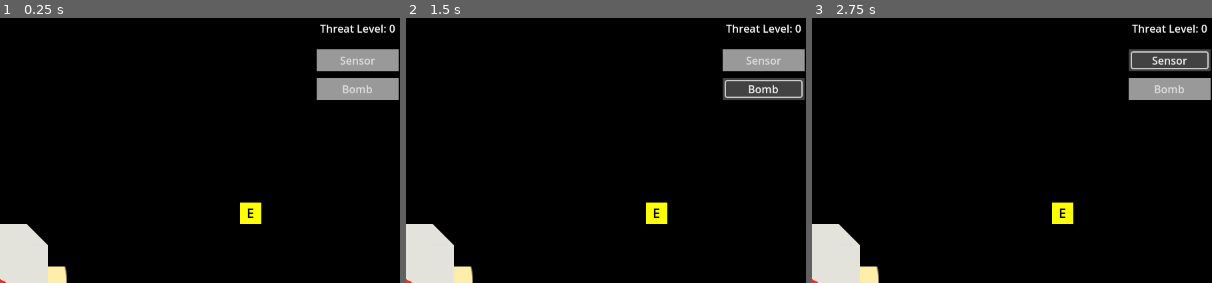
Above: before the commit, frames 1-3 (left to right).
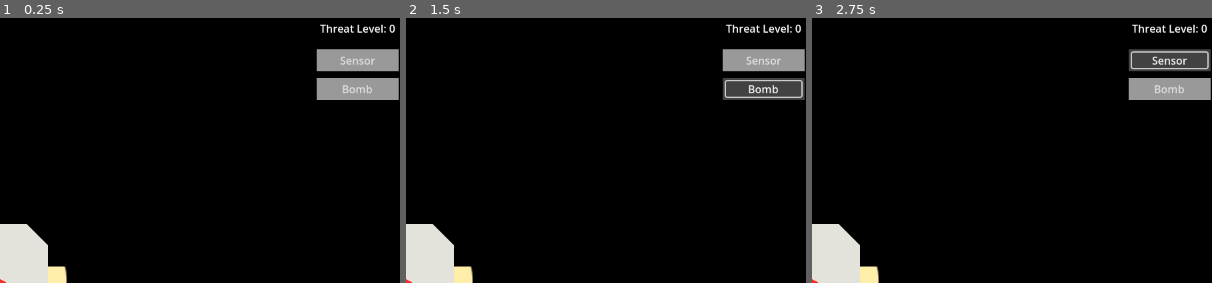
Above: after the commit, the same moments.

Repository: hyearchom/intruder-alert
Game: Godot game, scene res://hra.tscn
The game is run twice, just before and just after one commit, with the same random seed, the same clock (stepped at 60 frames per second) and the same inputs.
Inputs:
- Up to frame 1 (0.25 s): no input
- Up to frame 2 (1.5 s): click "Sensor" at 0.5 s; click "Bomb" at 1.25 s
- Up to frame 3 (2.75 s): click "Sensor" at 2 s
The pictures show only the part of the screen within x 50-100%, y 0-50%; the shares and areas given below are measured in that part.

The runs differ from the first frame. In frame 1, 0.4% of the frame differs, in the area x 60-66%, y 69-78%; in frame 2, 0.4%; in frame 3, 0.4%.

Commit message:
Řazení soupeřů
- soupeři nyní tvoří jednu výpravu z menšího počtu vchodů
- cílový předmět byl "přejmenován" na truhlu
- únik soupeře, který nese poklad z truhly, je nyní zásadní pro výhru
- trajektorie soupeře je nyní patrná pro hráče

Diff:
--- /dev/null
+++ b/Hra.gd
@@ -0,0 +1,21 @@
+extends Node
+
+var faze: int
+
+enum Doba {
+	PRIPRAVA,
+	HLEDANI,
+	UTEK,
+	BOJ,
+	PAUZA,
+	SDELENI
+}
+
+func _ready() -> void:
+	Signaly.truhla_otevrena.connect(_nova_faze.bind(Doba.UTEK))
+	Signaly.vyhra.connect(_nova_faze.bind(Doba.SDELENI))
+	Signaly.prohra.connect(_nova_faze.bind(Doba.SDELENI))
+
+
+func _nova_faze(typ:int) -> void:
+	faze = typ
--- a/Mapa.gd
+++ b/Mapa.gd
@@ -16,7 +16,7 @@
 	for x in range(rozmer_mapy.x):
 		for y in range(rozmer_mapy.y):
 			pridat_mistnost(Vector2i(x,y))
-	nastavit_nahodne_vychody(3, ziskat_dvere_ven())
+	nastavit_nahodne_vychody(1, ziskat_dvere_ven())
 	zablokovat_nahodne_dvere(12)
 
 
--- a/Postavy.gd
+++ b/Postavy.gd
@@ -28,7 +28,8 @@
 func nasadit_soupere(pocet:int, souradnice:Array) -> void:
 	while souradnice.size() > pocet:
 		souradnice.pop_at(randi_range(0, souradnice.size() -1))
-	for pozice:Vector2i in souradnice:
+	for _i in range(pocet):
+		var pozice: Vector2i = souradnice.pick_random()
 		pridat_prvek(SOUPER, pozice)
 		pridat_prvek(CESTA)
 
--- a/Signaly.gd
+++ b/Signaly.gd
@@ -1,5 +1,6 @@
 extends Node
 
 signal noc_zacala
+signal truhla_otevrena
 signal prohra
 signal vyhra
--- a/sceny/cesta.tscn
+++ b/sceny/cesta.tscn
@@ -1,6 +1,9 @@
-[gd_scene format=3 uid="uid://bc7mo4bhs2l4w"]
+[gd_scene load_steps=2 format=3 uid="uid://bc7mo4bhs2l4w"]
+
+[ext_resource type="Material" uid="uid://cyibocm625xcw" path="res://sceny/komponenty/pouze_na_svetle.tres" id="1_ym04p"]
 
 [node name="Cesta" type="Line2D" groups=["cesty"]]
-visible = false
+z_as_relative = false
+material = ExtResource("1_ym04p")
 width = 4.0
 default_color = Color(1, 0.435294, 0.211765, 1)
--- a/sceny/sejf.gd
+++ b/sceny/sejf.gd
@@ -6,4 +6,9 @@
 
 func _ready() -> void:
 	add_to_group(id)
-	#add_to_group('predmety')
+
+
+func _priblizeni_soupere(body: Node2D) -> void:
+	body.poklad = true
+	Signaly.truhla_otevrena.emit()
+	queue_free()
--- a/sceny/sejf.tscn
+++ b/sceny/sejf.tscn
@@ -2,18 +2,21 @@
 
 [ext_resource type="Script" path="res://sceny/sejf.gd" id="1_cjoo1"]
 [ext_resource type="PackedScene" uid="uid://dfaqe8no0b3id" path="res://sceny/komponenty/zvednuti.tscn" id="2_sx33h"]
-[ext_resource type="PackedScene" uid="uid://bnsdtdklrnw0w" path="res://sceny/komponenty/zneskodneni.tscn" id="3_0bfh2"]
 
 [sub_resource type="LabelSettings" id="LabelSettings_gyekt"]
 font_size = 20
 
 [sub_resource type="RectangleShape2D" id="RectangleShape2D_fcusf"]
 
-[node name="Sejf" type="RigidBody2D"]
+[sub_resource type="CircleShape2D" id="CircleShape2D_k2p85"]
+radius = 20.0
+
+[node name="Sejf" type="Area2D"]
 position = Vector2(500, 500)
-gravity_scale = 0.0
+collision_layer = 0
+collision_mask = 32
 script = ExtResource("1_cjoo1")
-nazev = &"safe"
+nazev = &"chest"
 
 [node name="Tvar" type="Polygon2D" parent="."]
 color = Color(1, 0.683333, 0, 1)
@@ -36,5 +39,7 @@
 [node name="Zvednuti" parent="." instance=ExtResource("2_sx33h")]
 visible = false
 
-[node name="Zneskodneni" parent="." instance=ExtResource("3_0bfh2")]
-visible = false
+[node name="Dosah" type="CollisionShape2D" parent="."]
+shape = SubResource("CircleShape2D_k2p85")
+
+[connection signal="body_entered" from="." to="." method="_priblizeni_soupere"]
--- a/sceny/souper.gd
+++ b/sceny/souper.gd
@@ -8,14 +8,17 @@
 var postup_na_trase: int
 var trasa: Array
 
+var poklad := false
+
+@onready var navigacni_pole := get_world_2d().get_navigation_map()
+@onready var oznaceni := ziskat_oznaceni()
+
 @onready var Hrac:= get_tree().get_first_node_in_group("hrac")
 @onready var Hrozba: Control = get_node("/root/Hra/%Hrozba")
 
-@onready var navigacni_pole := get_world_2d().get_navigation_map()
-@onready var oznaceni :=  ziskat_oznaceni()
-
 @onready var Animace: AnimationPlayer = $Animace
 @onready var Tvar: Sprite2D = $Tvar
+@onready var Zpozdeni: Timer = $Zpozdeni
 
 
 func ziskat_cestu(cil:Vector2i) -> PackedVector2Array:
@@ -29,13 +32,15 @@
 
 
 func ziskat_oznaceni() -> int:
-	var poradi := int(0)
-	for souper in get_tree().get_nodes_in_group('souperi'):
-		if souper == self:
-			return poradi
-		poradi += 1
-	push_warning('Nemůžu najít soupeře ve stejnojmenné skupině')
-	return -1
+	var pocet_souperu: int = get_tree().get_nodes_in_group('souperi').size()
+	return pocet_souperu -1
+	#var poradi := int(0)
+	#for souper in get_tree().get_nodes_in_group('souperi'):
+		#if souper == self:
+			#return poradi
+		#poradi += 1
+	#push_warning('Nemůžu najít soupeře ve stejnojmenné skupině')
+	#return -1
 
 
 func novy_cil(cil:Vector2i, zmenit_pohyb:=true) -> void:
@@ -76,6 +81,10 @@
 
 
 func aktivovat_pohyb(stav:=true) -> void:
+	var interval: float = 1
+	if stav:
+		Zpozdeni.start(1 +oznaceni *interval)
+		await Zpozdeni.timeout
 	set_physics_process(stav)
 
 
--- a/sceny/souper.tscn
+++ b/sceny/souper.tscn
@@ -84,4 +84,8 @@
 "": SubResource("AnimationLibrary_pmbcf")
 }
 
+[node name="Zpozdeni" type="Timer" parent="."]
+process_callback = 0
+one_shot = true
+
 [connection signal="body_entered" from="Utok" to="." method="_zasah_hrace"]
--- a/sceny/vychod.gd
+++ b/sceny/vychod.gd
@@ -1,11 +1,10 @@
 extends Area2D
 
-var prvni_vyuziti := true
+@onready var Hra: Node = $"/root/Hra"
 
 func _pruchod_soupere(body: Node2D) -> void:
-	if prvni_vyuziti:
+	if body.poklad:
+		Signaly.emit_signal("prohra")
+		queue_free()
+	else:
 		body.novy_cil(global_position, false)
-		prvni_vyuziti = false
-	else:
-		Signaly.prohra.emit()
-		#prinwt(false)
